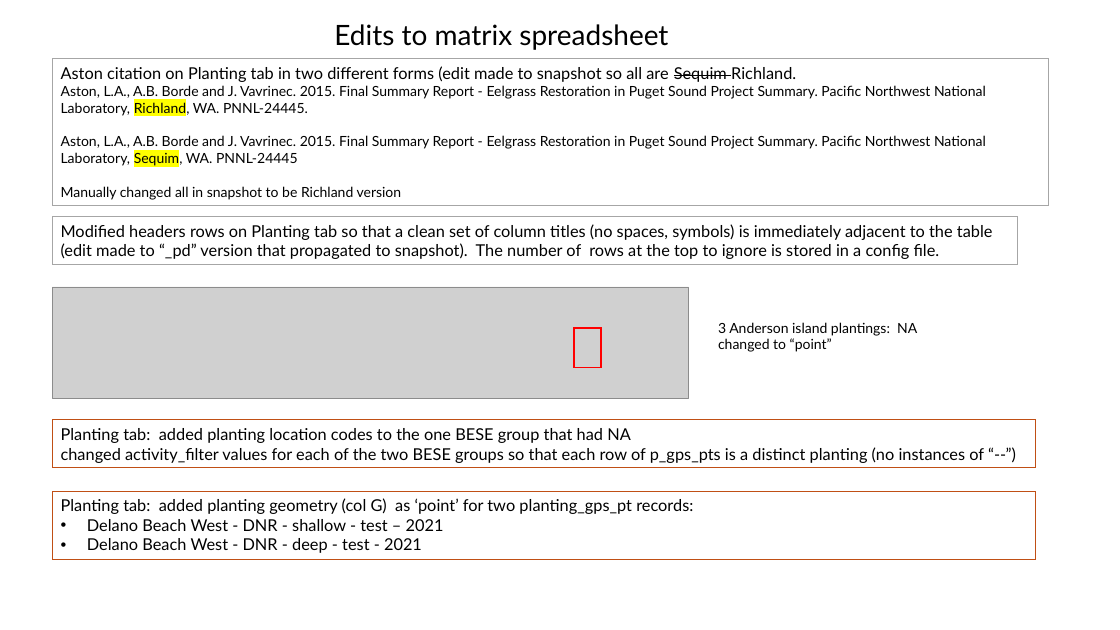
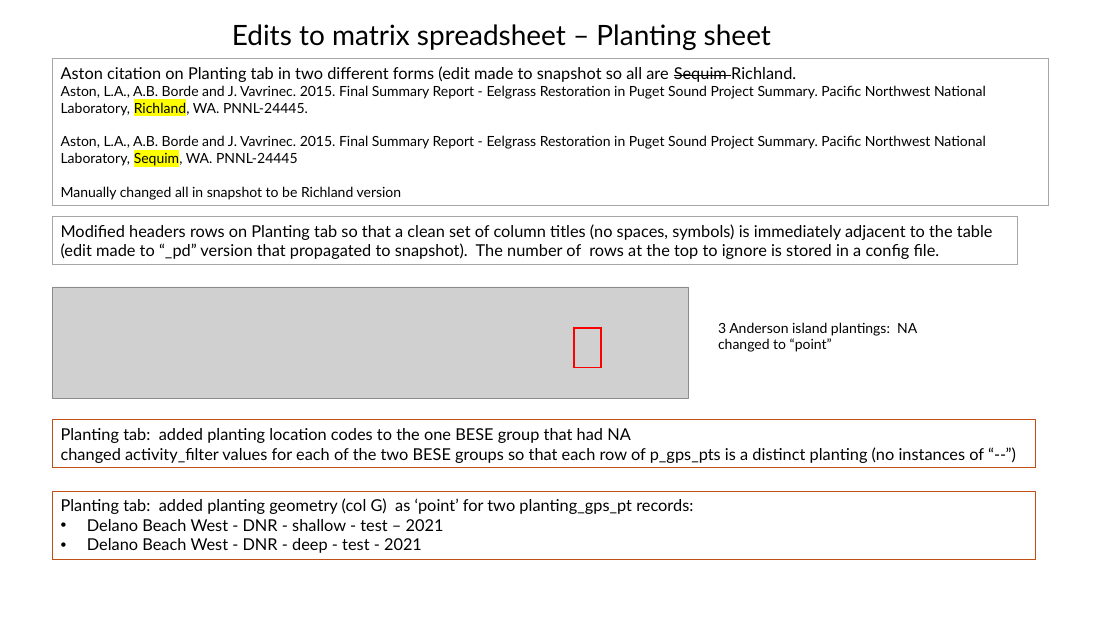
Before and after one commit to WA-Nearshore/seagrass-restoration-processing, a slide deck: slide 29 of docs/seagrass_restoration_storymap_notes.pptx (slide 24 before the commit). Drawn at 1120x630 pixels with LibreOffice and Linux fonts; fonts in the diff are those of the drawing; grey boxes stand for pictures. Boxes give left, top, right and bottom in pixels: in the first picture for what was removed or moved away, otherwise in the second. Text is boxed around its words. In the diff, an @@ line names an element or a change of style, - is before the commit and + after.

```diff
--- a/docs/seagrass_restoration_storymap_notes.pptx
+++ b/docs/seagrass_restoration_storymap_notes.pptx
@@ text at [232, 24, 771, 50]: text changed @@
-Edits to matrix spreadsheet
+Edits to matrix spreadsheet – Planting sheet
```
Also in this commit, not shown: 2 other slides changed, 6 slides added, 4 other files.
